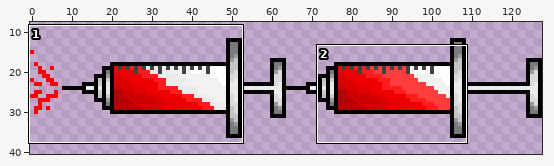
Sprite sheet -- data/animations/actions/attacks/Spritze/animation.png. The picture above shows the old version from afar; the outline marks the close-up.
Close-up. Earlier state:
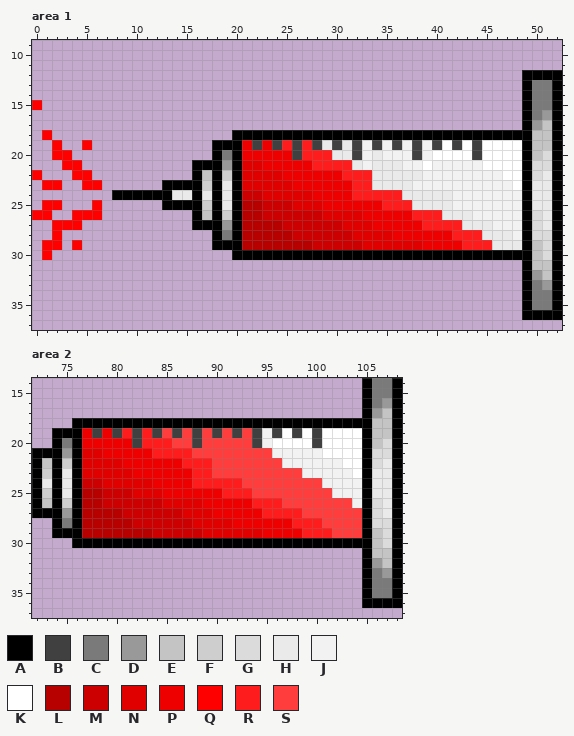
The file is 128x64 pixels. Colours within 5 levels of each other are drawn and written as one. Shown: area 1: x 0..52, y 9..37; area 2: x 72..108, y 14..37. The wide view leaves out empty margins.
Palette (. is transparent): A #000000  B #404040  C #7a7a7a  D #999999  E #c4c4c4  F #cecece  G #dbdbdb  H #eaeaea  J #f2f2f2  K #ffffff  L #b70000  M #cc0000  N #e00000  P #ef0000  Q #ff0000  R #ff1c1c  S #ff3d3d
After the commit:
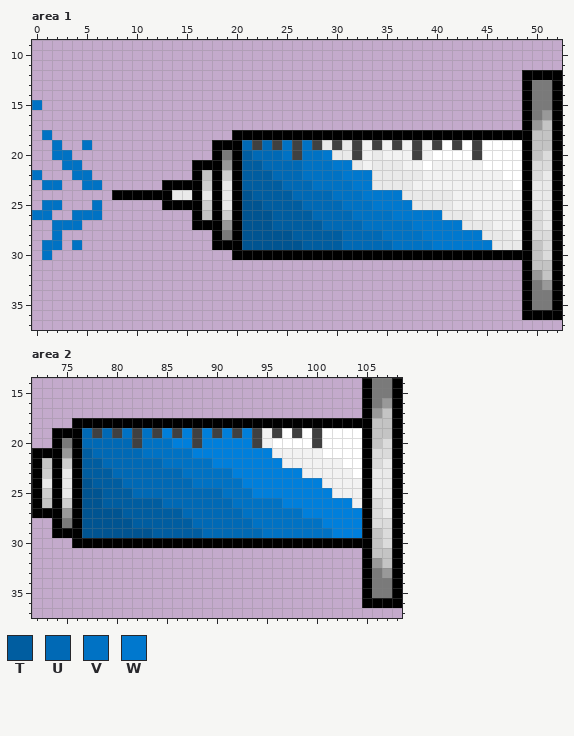
Colours new in this view: T #005da0  U #0069b5  V #0072c4  W #0078ce
Difference:
@@ palette @@
-L #b70000
+L #005491
-S #ff3d3d
+S #007fdb
--- area 1
@@ x 0..52 @@
 14 .................................................ACCA
-15 Q................................................ACCA
+15 V................................................ACCA
 16 .................................................ACDA
 17 .................................................ADEA
-18 .Q..................AAAAAAAAAAAAAAAAAAAAAAAAAAAAAAEEA
-19 ..Q..Q............AAAPBPBRBRBHBHBJBJBJBJBKBKBKKKKAEEA
-20 ..QQ..............ACAPPPPPBRRRHHBJHJJJBJKKKKBKKKKAEGA
-21 ...QQ...........AAADANNPPPPPRRRRHJHHHJJKJJJJJKKKKAGGA
-22 Q...QQ..........AEAFANNNNPPPPPPRRRHHHHHJJJJJJJJKKAGHA
-23 .QQ..QQ......AAAAFAHANNNNNPPPPPPRRHHHHJJJJJJJJJJKAHHA
-24 ........AAAAAAHHAHAHAMMNNNNNPPPPRRRRRHHHHHJJJJJJJAHHA
-25 .QQ...Q......AAAAFAHALLMMMNNNPPPPPPRRRHHHHJJJJJJJAHHA
-26 QQ..QQQ.........AEAFALLMMMMMMNNNNPPPPPRRRHHHJJJJJAGHA
-27 ..QQQ...........AAADALLLLMMMMMMNNNPPPPPRRRRHHHJJJAGHA
-28 ..Q...............ACALLLLLMMMMMMNNNNPPPPPPRRRHHHJAGGA
-29 .QQ.Q.............AAALLLLLLLMMMMMNNNNNNPPPPRRRHHHAEGA
-30 .Q..................AAAAAAAAAAAAAAAAAAAAAAAAAAAAAAEGA
+18 .V..................AAAAAAAAAAAAAAAAAAAAAAAAAAAAAAEEA
+19 ..V..V............AAAUBUBVBVBHBHBJBJBJBJBKBKBKKKKAEEA
+20 ..VV..............ACATUUUVBVVWHHBJHJJJBJKKKKBKKKKAEGA
+21 ...VV...........AAADATTUUUUVVVWWHJHHHJJKJJJJJKKKKAGGA
+22 V...VV..........AEAFATTTUUUVVVVWWWHHHHHJJJJJJJJKKAGHA
+23 .VV..VV......AAAAFAHATTTTUUUVVVVWWHHHHJJJJJJJJJJKAHHA
+24 ........AAAAAAHHAHAHALTTTTUUUUVVVWWWWHHHHHJJJJJJJAHHA
+25 .VV...V......AAAAFAHALLTTTTUUUUVVVWWWWHHHHJJJJJJJAHHA
+26 VV..VVV.........AEAFALLLTTTTUUUUVVVVWWWWWHHHJJJJJAGHA
+27 ..VVV...........AAADALLLTTTTTUUUUVVVVVWWWWWHHHJJJAGHA
+28 ..V...............ACALLLLLTTTTTUUUUVVVVWWWWWWHHHJAGGA
+29 .VV.V.............AAALLLLLLTTTTUUUUUVVVVWWWWWWHHHAEGA
+30 .V..................AAAAAAAAAAAAAAAAAAAAAAAAAAAAAAEGA
 31 .................................................AEEA
--- area 2
@@ x 72..108 @@
 18 ....AAAAAAAAAAAAAAAAAAAAAAAAAAAAAAEEA
-19 ..AAAPBPBRBRBSBSBSBSBSBJBKBKBKKKKAEEA
-20 ..ACAPPPPPBRRRSSBSSSSSBJKKKKBKKKKAEGA
-21 AAADANNPPPPPRRRRSSSSSSSSJJJJJKKKKAGGA
-22 AEAFANNNNPPPPPPRRRSSSSSSSJJJJJJKKAGHA
-23 AFAHANNNNNPPPPPPRRSSSSSSSSSJJJJJKAHHA
-24 AHAHAMMNNNNNPPPPRRRRRSSSSSSSSJJJJAHHA
-25 AFAHALLMMMNNNPPPPPPRRRSSSSSSSSJJJAHHA
-26 AEAFALLMMMMMMNNNNPPPPPRRRSSSSSSSJAGHA
-27 AAADALLLLMMMMMMNNNPPPPPRRRRSSSSSSAGHA
-28 ..ACALLLLLMMMMMMNNNNPPPPPPRRRSSSSAGGA
-29 ..AAALLLLLLLMMMMMNNNNNNPPPPRRRSSSAEGA
+19 ..AAAUBUBVBVBSBSBSBSBSBJBKBKBKKKKAEEA
+20 ..ACAUUUUUBVVVSSBSSSSSBJKKKKBKKKKAEGA
+21 AAADATUUUUUVVVVVSSSSSSSSJJJJJKKKKAGGA
+22 AEAFATTUUUUUUVVVVVSSSSSSSJJJJJJKKAGHA
+23 AFAHATTTUUUUUUUVVVVVSSSSSSSJJJJJKAHHA
+24 AHAHALTTTUUUUUUUVVVVVSSSSSSSSJJJJAHHA
+25 AFAHALLTTTUUUUUUUUUVVVSSSSSSSSJJJAHHA
+26 AEAFALLTTTTTTUUUUUUUVVVVVSSSSSSSJAGHA
+27 AAADALLLLTTTTTTUUUUUUVVVVVVSSSSSSAGHA
+28 ..ACALLLLLTTTTTTUUUUUUVVVVVVVSSSSAGGA
+29 ..AAALLLLLLLTTTTTUUUUUUVVVVVVVSSSAEGA
 30 ....AAAAAAAAAAAAAAAAAAAAAAAAAAAAAAEGA
